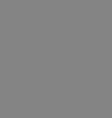
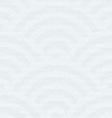
Comparing the layer stacks of the two 112×118 images. Changes:
"Color Fill 1": blend normal → color dodge, painted on it over [0, 0, 112, 118]
added layer "Color Fill 2" (linear burn) above "Layer 1" over [0, 0, 112, 117]
painted on "Layer 1" over [0, 0, 112, 118]
